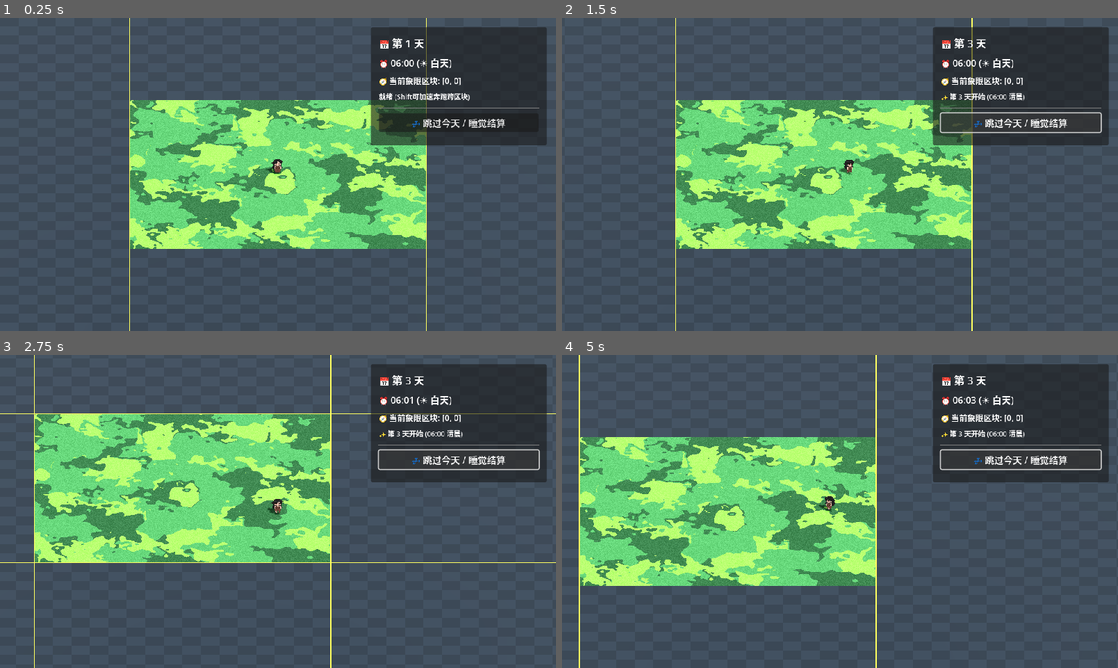
Above: before the commit, frames 1-4 (two rows, left to right).
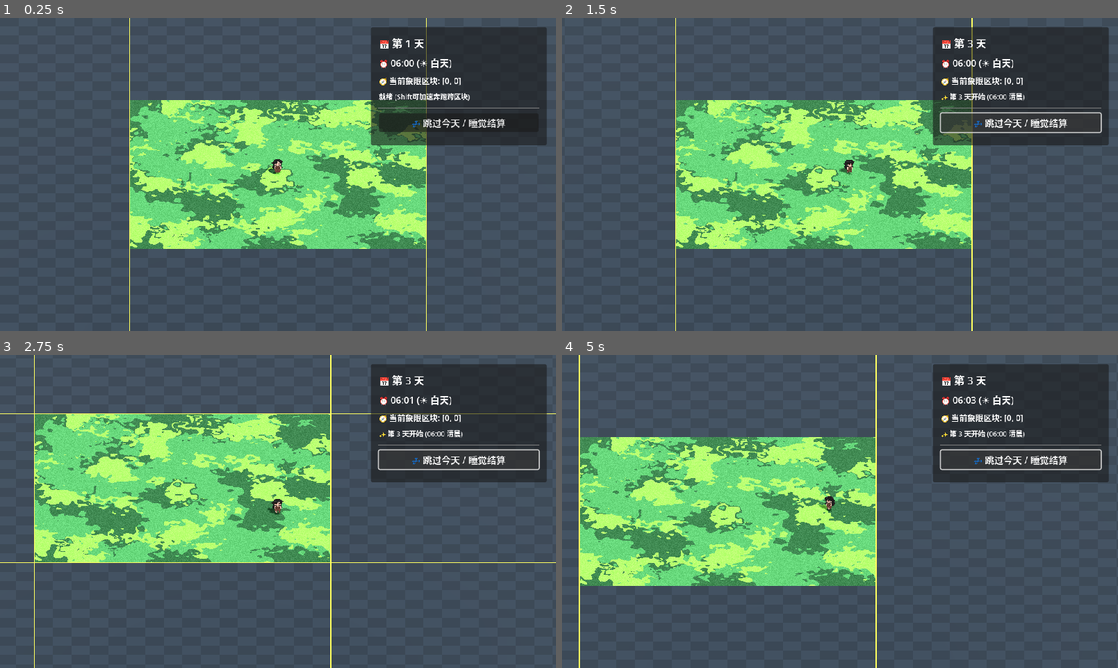
Above: after the commit, the same moments.

Repository: Luo-Mio/Luv002
Game: Godot game, scene res://scenes/main.tscn
The game is run twice, just before and just after one commit, with the same random seed, the same clock (stepped at 60 frames per second) and the same inputs.
Inputs:
- Up to frame 1 (0.25 s): no input
- Up to frame 2 (1.5 s): click "💤 跳过今天 / 睡觉结算" at 0.5 s; tap Enter at 1.25 s; hold Right (ui_right) from 1.28 s (still down); hold Shift from 1.28 s (still down)
- Up to frame 3 (2.75 s): release Right (ui_right) at 2.03 s; release Shift at 2.03 s; hold Down (ui_down) from 2.03 s (still down); tap Shift at 2.1 s
- Up to frame 4 (5 s): release Down (ui_down) at 2.78 s; hold Right (ui_right) 2.78-3.53 s; hold Shift 2.78-3.53 s; hold Up (ui_up) 3.53-4.28 s; tap Shift at 3.6 s; hold Left (ui_left) from 4.28 s (still down); hold Shift from 4.28 s (still down)

The runs differ from the first frame. In frame 1, 7.4% of the frame differs, in the area x 23-77%, y 26-74%; in frame 2, 7.5%; in frame 3, 7.6%; in frame 4, 7.6%, in the area x 3-57%, y 26-74%.

Commit message:
feat: add intuitive pixel-based patch size sliders to grass terrain node

Diff:
--- a/scenes/terrain_studio.tscn
+++ b/scenes/terrain_studio.tscn
@@ -3,6 +3,21 @@
 [ext_resource type="Script" uid="uid://o6jqff34w257" path="res://scripts/terrain/terrain_studio_controller.gd" id="1_dowhy"]
 [ext_resource type="Script" uid="uid://bkjptj14qivvo" path="res://scripts/terrain/grass_terrain_node.gd" id="2_6g125"]
 [ext_resource type="Shader" uid="uid://co1vw5dao1irk" path="res://shaders/grass_contour.gdshader" id="3_tdfat"]
+
+[sub_resource type="FastNoiseLite" id="FastNoiseLite_tdfat"]
+seed = 1234
+frequency = 0.0435
+fractal_octaves = 3
+
+[sub_resource type="FastNoiseLite" id="FastNoiseLite_acint"]
+seed = 5678
+frequency = 0.008
+fractal_octaves = 3
+
+[sub_resource type="FastNoiseLite" id="FastNoiseLite_6g125"]
+seed = 5678
+frequency = 0.0134
+fractal_octaves = 2
 
 [sub_resource type="FastNoiseLite" id="FastNoiseLite_dowhy"]
 seed = 1234
@@ -10,25 +25,45 @@
 fractal_octaves = 3
 fractal_lacunarity = 1.61
 
-[sub_resource type="FastNoiseLite" id="FastNoiseLite_6g125"]
-seed = 5678
-frequency = 0.0134
-fractal_octaves = 2
-
-[sub_resource type="NoiseTexture2D" id="NoiseTexture2D_tdfat"]
+[sub_resource type="NoiseTexture2D" id="NoiseTexture2D_dps0j"]
 generate_mipmaps = false
 noise = SubResource("FastNoiseLite_dowhy")
+seamless = true
 
-[sub_resource type="NoiseTexture2D" id="NoiseTexture2D_acint"]
+[sub_resource type="NoiseTexture2D" id="NoiseTexture2D_tufce"]
+generate_mipmaps = false
+noise = SubResource("FastNoiseLite_tdfat")
+seamless = true
+
+[sub_resource type="NoiseTexture2D" id="NoiseTexture2D_yfp7d"]
+generate_mipmaps = false
+noise = SubResource("FastNoiseLite_acint")
+seamless = true
+
+[sub_resource type="NoiseTexture2D" id="NoiseTexture2D_clxbl"]
 generate_mipmaps = false
 noise = SubResource("FastNoiseLite_6g125")
+seamless = true
 
-[sub_resource type="ShaderMaterial" id="ShaderMaterial_dps0j"]
+[sub_resource type="ShaderMaterial" id="ShaderMaterial_v2npd"]
 shader = ExtResource("3_tdfat")
-shader_parameter/base_noise_tex = SubResource("NoiseTexture2D_tdfat")
-shader_parameter/warp_noise_tex = SubResource("NoiseTexture2D_acint")
+shader_parameter/color_mode = 0
+shader_parameter/base_color = Color(0.22745098, 0.49019608, 0.26666668, 1)
+shader_parameter/enable_dark_patch = true
+shader_parameter/dark_patch_color = Color(0.12941177, 0.30588236, 0.16862746, 1)
+shader_parameter/dark_patch_threshold = 0.58
+shader_parameter/dark_patch_noise_tex = SubResource("NoiseTexture2D_tufce")
+shader_parameter/enable_light_patch = true
+shader_parameter/light_patch_color = Color(0.42352942, 0.72156864, 0.24313726, 1)
+shader_parameter/light_patch_threshold = 0.62
+shader_parameter/light_patch_noise_tex = SubResource("NoiseTexture2D_yfp7d")
+shader_parameter/enable_warp = true
 shader_parameter/warp_strength = 17.0
 shader_parameter/irrational_rot = 1.29
+shader_parameter/warp_noise_tex = SubResource("NoiseTexture2D_clxbl")
+shader_parameter/enable_micro_grain = true
+shader_parameter/grain_strength = 0.04
+shader_parameter/base_noise_tex = SubResource("NoiseTexture2D_dps0j")
 shader_parameter/noise_contrast = 1.0
 shader_parameter/noise_offset = 0.09999999999999998
 shader_parameter/num_bands = 4
@@ -40,6 +75,7 @@
 shader_parameter/color_band_5 = Color(0.8784314, 0.9490196, 0.6, 1)
 shader_parameter/show_isolines = false
 shader_parameter/isoline_color = Color(0.078431375, 0.14901961, 0.09019608, 1)
+shader_parameter/world_offset = Vector2(0, 0)
 
 [node name="TerrainStudio" type="Control" unique_id=267203159 node_paths=PackedStringArray("active_terrain")]
 layout_mode = 3
@@ -61,10 +97,12 @@
 
 [node name="GrassTerrain" type="Node" parent="TerrainTypes" unique_id=1165023469]
 script = ExtResource("2_6g125")
-base_noise = SubResource("FastNoiseLite_dowhy")
-warp_noise = SubResource("FastNoiseLite_6g125")
+dark_patch_noise = SubResource("FastNoiseLite_tdfat")
+light_patch_noise = SubResource("FastNoiseLite_acint")
 warp_strength = 17.0
 irrational_rot = 1.29
+warp_noise = SubResource("FastNoiseLite_6g125")
+base_noise = SubResource("FastNoiseLite_dowhy")
 noise_contrast = 1.0
 noise_offset = 0.09999999999999998
 color_band_0 = Color(0.12156863, 0.21960784, 0.14117648, 1)
@@ -96,6 +134,6 @@
 layout_mode = 2
 
 [node name="PreviewRect" type="ColorRect" parent="CenterContainer/VBoxContainer/PreviewFrame" unique_id=989203817]
-material = SubResource("ShaderMaterial_dps0j")
+material = SubResource("ShaderMaterial_v2npd")
 custom_minimum_size = Vector2(512, 512)
 layout_mode = 2
--- a/scripts/terrain/grass_terrain_node.gd
+++ b/scripts/terrain/grass_terrain_node.gd
@@ -26,6 +26,14 @@
 @export var enable_dark_patch: bool = true:
 	set(val):
 		enable_dark_patch = val
+		_apply_parameters_to_material()
+
+# 直观噪波大小调节 (像素尺寸): 拉大斑块变大，拉小斑块变碎！
+@export_range(16.0, 1024.0, 4.0, "suffix:px") var dark_patch_size: float = 200.0:
+	set(val):
+		dark_patch_size = val
+		if dark_patch_noise != null and val > 0.0:
+			dark_patch_noise.frequency = 1.0 / val
 		_apply_parameters_to_material()
 
 @export var dark_patch_color: Color = Color("214e2b"): # 阴影深绿
@@ -56,6 +64,14 @@
 		enable_light_patch = val
 		_apply_parameters_to_material()
 
+# 直观噪波大小调节 (像素尺寸): 拉大斑块变大，拉小斑块变碎！
+@export_range(16.0, 1024.0, 4.0, "suffix:px") var light_patch_size: float = 120.0:
+	set(val):
+		light_patch_size = val
+		if light_patch_noise != null and val > 0.0:
+			light_patch_noise.frequency = 1.0 / val
+		_apply_parameters_to_material()
+
 @export var light_patch_color: Color = Color("6cb83e"): # 鲜亮嫩芽绿
 	set(val):
 		light_patch_color = val
@@ -84,6 +100,14 @@
 		enable_warp = val
 		_apply_parameters_to_material()
 
+# 微观扰动褶皱大小 (像素尺寸)
+@export_range(8.0, 256.0, 2.0, "suffix:px") var warp_scale: float = 40.0:
+	set(val):
+		warp_scale = val
+		if warp_noise != null and val > 0.0:
+			warp_noise.frequency = 1.0 / val
+		_apply_parameters_to_material()
+
 @export_range(0.0, 100.0, 0.5) var warp_strength: float = 25.0:
 	set(val):
 		warp_strength = val
@@ -121,6 +145,13 @@
 # 模式 1 兼容: 等高阶梯分级 (Contour Bands)
 # =========================================================
 @export_group("Mode 1: Contour Bands (等高阶梯分级参数)")
+@export_range(16.0, 2048.0, 4.0, "suffix:px") var base_noise_size: float = 160.0:
+	set(val):
+		base_noise_size = val
+		if base_noise != null and val > 0.0:
+			base_noise.frequency = 1.0 / val
+		_apply_parameters_to_material()
+
 @export var base_noise: FastNoiseLite:
 	set(val):
 		if base_noise != null and base_noise.changed.is_connected(_on_noise_changed):
@@ -195,7 +226,7 @@
 		var nd = FastNoiseLite.new()
 		nd.seed = 1234
 		nd.noise_type = FastNoiseLite.TYPE_SIMPLEX_SMOOTH
-		nd.frequency = 0.005
+		nd.frequency = 1.0 / dark_patch_size
 		nd.fractal_type = FastNoiseLite.FRACTAL_FBM
 		nd.fractal_octaves = 3
 		dark_patch_noise = nd
@@ -204,7 +235,7 @@
 		var nl = FastNoiseLite.new()
 		nl.seed = 5678
 		nl.noise_type = FastNoiseLite.TYPE_SIMPLEX_SMOOTH
-		nl.frequency = 0.008
+		nl.frequency = 1.0 / light_patch_size
 		nl.fractal_type = FastNoiseLite.FRACTAL_FBM
 		nl.fractal_octaves = 3
 		light_patch_noise = nl
@@ -213,7 +244,7 @@
 		var nw = FastNoiseLite.new()
 		nw.seed = 9999
 		nw.noise_type = FastNoiseLite.TYPE_SIMPLEX_SMOOTH
-		nw.frequency = 0.018
+		nw.frequency = 1.0 / warp_scale
 		nw.fractal_type = FastNoiseLite.FRACTAL_FBM
 		nw.fractal_octaves = 2
 		warp_noise = nw
@@ -222,7 +253,7 @@
 		var nb = FastNoiseLite.new()
 		nb.seed = 3333
 		nb.noise_type = FastNoiseLite.TYPE_SIMPLEX_SMOOTH
-		nb.frequency = 0.006
+		nb.frequency = 1.0 / base_noise_size
 		nb.fractal_type = FastNoiseLite.FRACTAL_FBM
 		nb.fractal_octaves = 3
 		base_noise = nb
